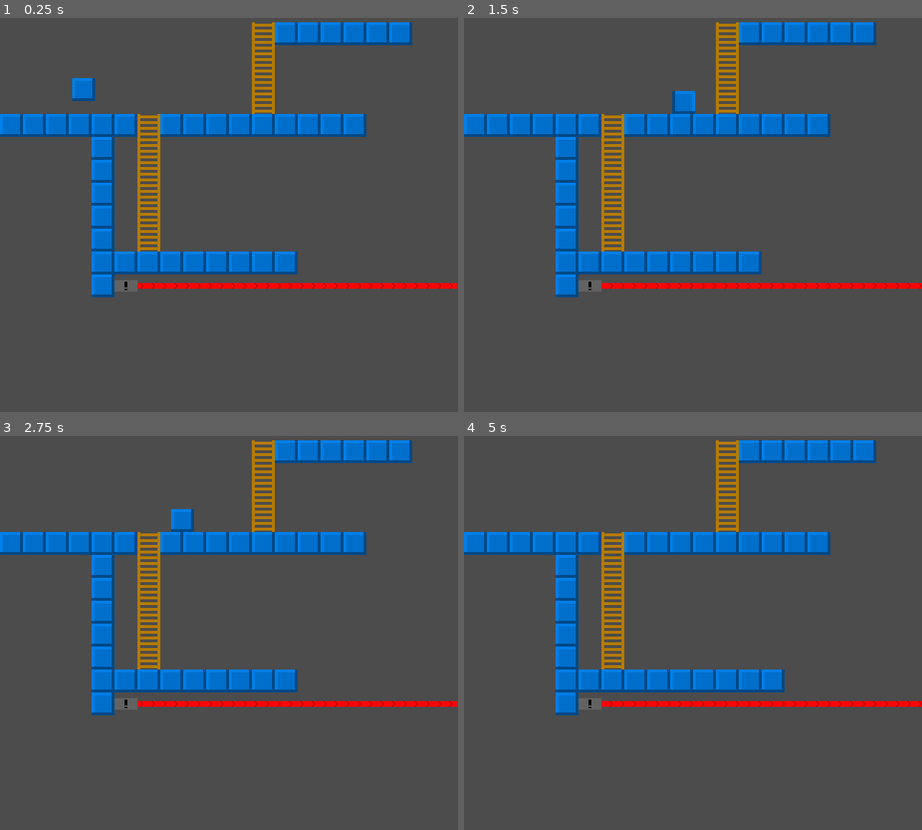
Above: before the commit, frames 1-4 (two rows, left to right).
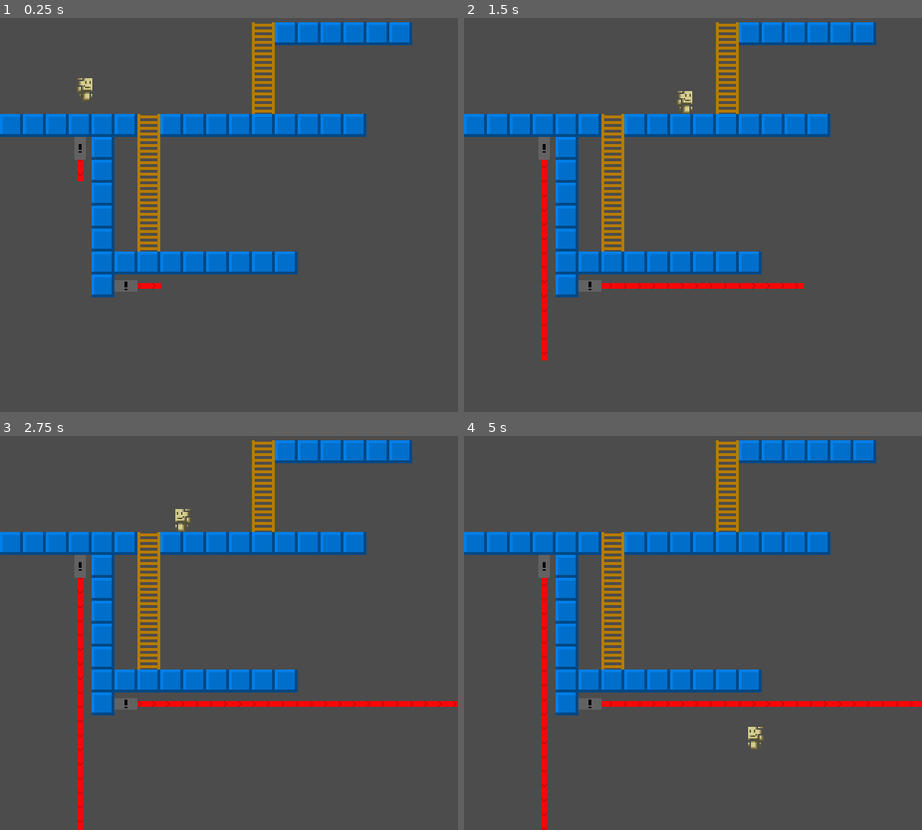
Above: after the commit, the same moments.

Repository: CodedSakura/GameJamGame
Game: Godot game, scene res://Scenes/Levels/Test.tscn
The game is run twice, just before and just after one commit, with the same random seed, the same clock (stepped at 60 frames per second) and the same inputs.
Inputs:
- Up to frame 1 (0.25 s): no input
- Up to frame 2 (1.5 s): hold Right (move_right) from 0.53 s (still down); tap Up (jump) at 0.77 s
- Up to frame 3 (2.75 s): tap Up (jump) at 1.52 s; release Right (move_right) at 2.03 s; hold Left (move_left) from 2.03 s (still down)
- Up to frame 4 (5 s): release Left (move_left) at 2.78 s; hold Right (move_right) 2.78-4.28 s; tap Up (jump) at 3.02, 3.77, 4.52 s; hold Left (move_left) from 4.28 s (still down)

The runs differ from the first frame. In frame 1, 1.3% of the frame differs, in the area x 15-100%, y 15-69%; in frame 2, 1.4%; in frame 3, 1.3%; in frame 4, 1.4%, in the area x 16-100%, y 32-100%.

Commit message:
Added LAZORS

Diff:
--- /dev/null
+++ b/Scenes/Lazer/Lazer_Emiter_Base.gd
@@ -0,0 +1,14 @@
+class Beam:
+    var _beam
+    var _vec
+    var _parent
+    func _init(parent, vector):
+        _vec = vector
+        _parent = parent
+        _beam = load("res://Scenes/Lazer/Lazer_Particle.tscn").instance()
+        _beam.get_node("Sprite").rotation = _vec.angle()
+        parent.add_child(_beam)
+    func update():
+        _beam.move_and_slide(_vec)
+    func destroy():
+        _parent.remove_child(_beam)
--- /dev/null
+++ b/Scenes/Lazer/Lazer_Emiter_H.gd
@@ -0,0 +1,25 @@
+extends StaticBody2D
+
+export var emit_left = false
+export var emit_right = true
+export var speed = 100
+export var max_count = 50
+
+onready var BeamBase = preload("res://Scenes/Lazer/Lazer_Emiter_Base.gd").new()
+
+var beams = []
+
+func _ready():
+    $Timer.connect("timeout", self, "add_beam")
+
+func _physics_process(delta):
+    for b in beams:
+        b.update()
+
+func add_beam():
+    if emit_left:
+        beams.append(BeamBase.Beam.new(self, Vector2(-speed, 0)))
+    if emit_right:
+        beams.append(BeamBase.Beam.new(self, Vector2(+speed, 0)))
+    while len(beams) > max_count:
+        beams.pop_front().destroy()
--- /dev/null
+++ b/Scenes/Lazer/Lazer_Emiter_H.tscn
@@ -0,0 +1,27 @@
+[gd_scene load_steps=5 format=2]
+
+[ext_resource path="res://Scenes/Lazer/Lazer_Emiter_H.gd" type="Script" id=1]
+[ext_resource path="res://Assets/Tiles/Lazer/Lazer.png" type="Texture" id=2]
+
+[sub_resource type="AtlasTexture" id=1]
+atlas = ExtResource( 2 )
+region = Rect2( 0, 4, 16, 8 )
+
+[sub_resource type="RectangleShape2D" id=2]
+extents = Vector2( 8, 4 )
+
+[node name="Node2D" type="StaticBody2D"]
+script = ExtResource( 1 )
+
+[node name="Sprite" type="Sprite" parent="."]
+z_index = 2
+texture = SubResource( 1 )
+
+[node name="CollisionShape2D" type="CollisionShape2D" parent="."]
+shape = SubResource( 2 )
+disabled = true
+
+[node name="Timer" type="Timer" parent="."]
+process_mode = 0
+wait_time = 0.1
+autostart = true
--- /dev/null
+++ b/Scenes/Lazer/Lazer_Emiter_V.gd
@@ -0,0 +1,25 @@
+extends StaticBody2D
+
+export var emit_up = false
+export var emit_down = true
+export var speed = 100
+export var max_count = 50
+
+onready var BeamBase = preload("res://Scenes/Lazer/Lazer_Emiter_Base.gd").new()
+
+var beams = []
+
+func _ready():
+    $Timer.connect("timeout", self, "add_beam")
+
+func _physics_process(delta):
+    for b in beams:
+        b.update()
+
+func add_beam():
+    if emit_up:
+        beams.append(BeamBase.Beam.new(self, Vector2(0, -speed)))
+    if emit_down:
+        beams.append(BeamBase.Beam.new(self, Vector2(0, +speed)))
+    while len(beams) > max_count:
+        beams.pop_front().destroy()
--- /dev/null
+++ b/Scenes/Lazer/Lazer_Emiter_V.tscn
@@ -0,0 +1,26 @@
+[gd_scene load_steps=5 format=2]
+
+[ext_resource path="res://Scenes/Lazer/Lazer_Emiter_V.gd" type="Script" id=1]
+[ext_resource path="res://Assets/Tiles/Lazer/Lazer.png" type="Texture" id=2]
+
+[sub_resource type="AtlasTexture" id=1]
+atlas = ExtResource( 2 )
+region = Rect2( 4, 16, 8, 16 )
+
+[sub_resource type="RectangleShape2D" id=2]
+extents = Vector2( 4, 8 )
+
+[node name="StaticBody2D" type="StaticBody2D"]
+script = ExtResource( 1 )
+
+[node name="Sprite" type="Sprite" parent="."]
+z_index = 2
+texture = SubResource( 1 )
+
+[node name="CollisionShape2D" type="CollisionShape2D" parent="."]
+shape = SubResource( 2 )
+disabled = true
+
+[node name="Timer" type="Timer" parent="."]
+wait_time = 0.1
+autostart = true
--- /dev/null
+++ b/Scenes/Lazer/Lazer_Particle.tscn
@@ -0,0 +1,16 @@
+[gd_scene load_steps=3 format=2]
+
+[ext_resource path="res://Assets/Tiles/Lazer/Lazer_2.png" type="Texture" id=1]
+
+[sub_resource type="RectangleShape2D" id=1]
+extents = Vector2( 8, 2 )
+
+[node name="Node2D" type="KinematicBody2D"]
+
+[node name="CollisionShape2D" type="CollisionShape2D" parent="."]
+shape = SubResource( 1 )
+disabled = true
+
+[node name="Sprite" type="Sprite" parent="."]
+z_index = 1
+texture = ExtResource( 1 )
--- a/Scenes/Levels/Test.tscn
+++ b/Scenes/Levels/Test.tscn
@@ -1,40 +1,44 @@
-[gd_scene load_steps=15 format=2]
+[gd_scene load_steps=18 format=2]
 
-[ext_resource path="res://Assets/Tiles/Square.png" type="Texture" id=1]
-[ext_resource path="res://Assets/Tiles/Ladder.png" type="Texture" id=2]
-[ext_resource path="res://Assets/Tiles/Lazer.png" type="Texture" id=3]
-[ext_resource path="res://Assets/Tiles/Lazer/Lazer_1.png" type="Texture" id=4]
-[ext_resource path="res://Assets/Tiles/Lazer/Lazer_2.png" type="Texture" id=5]
-[ext_resource path="res://Assets/Tiles/Lazer/Lazer_3.png" type="Texture" id=6]
-[ext_resource path="res://Assets/Tiles/Lazer/Lazer_4.png" type="Texture" id=7]
-[ext_resource path="res://Scenes/Player.tscn" type="PackedScene" id=8]
+[ext_resource path="res://Scenes/Lazer/Lazer_Emiter_H.tscn" type="PackedScene" id=1]
+[ext_resource path="res://Assets/Tiles/Square.png" type="Texture" id=2]
+[ext_resource path="res://Assets/Tiles/Ladder.png" type="Texture" id=3]
+[ext_resource path="res://Assets/Tiles/Lazer/Lazer.png" type="Texture" id=4]
+[ext_resource path="res://Assets/Tiles/Lazer/Lazer_1.png" type="Texture" id=5]
+[ext_resource path="res://Assets/Tiles/Lazer/Lazer_2.png" type="Texture" id=6]
+[ext_resource path="res://Assets/Tiles/Lazer/Lazer_3.png" type="Texture" id=7]
+[ext_resource path="res://Assets/Tiles/Lazer/Lazer_4.png" type="Texture" id=8]
+[ext_resource path="res://Scenes/Player.tscn" type="PackedScene" id=9]
+[ext_resource path="res://Scenes/Lazer/Lazer_Emiter_V.tscn" type="PackedScene" id=10]
 
 [sub_resource type="ConvexPolygonShape2D" id=1]
 points = PoolVector2Array( 0, 0, 16, 0, 16, 16, 0, 16 )
 
 [sub_resource type="ConvexPolygonShape2D" id=2]
-points = PoolVector2Array( 0, 0, 16, 0, 16, 16, 0, 16 )
+points = PoolVector2Array( 0, 4, 16, 4, 16, 12, 0, 12 )
 
 [sub_resource type="ConvexPolygonShape2D" id=3]
-points = PoolVector2Array( 0, 0, 16, 0, 16, 16, 0, 16 )
+points = PoolVector2Array( 0, 6, 16, 6, 16, 10, 0, 10 )
 
 [sub_resource type="AnimatedTexture" id=4]
 frames = 4
 fps = 8.0
-frame_0/texture = ExtResource( 4 )
-frame_1/texture = ExtResource( 5 )
+frame_0/texture = ExtResource( 5 )
+frame_1/texture = ExtResource( 6 )
 frame_1/delay_sec = 0.0
-frame_2/texture = ExtResource( 6 )
+frame_2/texture = ExtResource( 7 )
 frame_2/delay_sec = 0.0
-frame_3/texture = ExtResource( 7 )
+frame_3/texture = ExtResource( 8 )
 frame_3/delay_sec = 0.0
 
 [sub_resource type="ConvexPolygonShape2D" id=5]
-points = PoolVector2Array( 0, 0, 16, 0, 16, 16, 0, 16 )
+points = PoolVector2Array( 4, 0, 12, 0, 12, 16, 4, 16 )
 
-[sub_resource type="TileSet" id=6]
+[sub_resource type="GDScript" id=6]
+
+[sub_resource type="TileSet" id=7]
 0/name = "Square.png 0"
-0/texture = ExtResource( 1 )
+0/texture = ExtResource( 2 )
 0/tex_offset = Vector2( 0, 0 )
 0/modulate = Color( 1, 1, 1, 1 )
 0/region = Rect2( 0, 0, 16, 16 )
@@ -60,7 +64,7 @@
 1/shapes = [  ]
 1/z_index = 0
 2/name = "Lazer.png 2"
-2/texture = ExtResource( 3 )
+2/texture = ExtResource( 4 )
 2/tex_offset = Vector2( 0, 0 )
 2/modulate = Color( 1, 1, 1, 1 )
 2/region = Rect2( 0, 0, 16, 16 )
@@ -92,7 +96,7 @@
 } ]
 3/z_index = 0
 4/name = "Lazer.png 4"
-4/texture = ExtResource( 3 )
+4/texture = ExtResource( 4 )
 4/tex_offset = Vector2( 0, 0 )
 4/modulate = Color( 1, 1, 1, 1 )
 4/region = Rect2( 0, 16, 16, 16 )
@@ -107,14 +111,21 @@
 "shape_transform": Transform2D( 1, 0, 0, 1, 0, 0 )
 } ]
 4/z_index = 0
+script = SubResource( 6 )
 
 [node name="Node2D" type="Node2D"]
 
+[node name="Node2D" parent="." instance=ExtResource( 1 )]
+position = Vector2( 88, 232 )
+
 [node name="TileMap" type="TileMap" parent="."]
-tile_set = SubResource( 6 )
+tile_set = SubResource( 7 )
 cell_size = Vector2( 16, 16 )
 format = 1
-tile_data = PoolIntArray( 196619, 1, 0, 196620, 0, 0, 196621 …(568 unchanged characters)… 851979, 0, 0, 851980, 0, 0, 917508, 0, 0, 917509, 2, 0, 917510, 3, 0, 917511, 3, 0, 917512, 3, 0, 917513, 3, 0, 917514, 3, 0, 917515, 3, 0, 917516, 3, 0, 917517, 3, 0, 917518, 3, 0, 917519, 3, 0, 917520, 3, 0, 917521, 3, 0, 917522, 3, 0, 917523, 3, 0 )
+tile_data = PoolIntArray( 196619, 1, 0, 196620, 0, 0, 196621 …(568 unchanged characters)… 851979, 0, 0, 851980, 0, 0, 917508, 0, 0 )
 
-[node name="Player" parent="." instance=ExtResource( 8 )]
+[node name="Player" parent="." instance=ExtResource( 9 )]
 position = Vector2( 58.2684, 57.5802 )
+
+[node name="StaticBody2D" parent="." instance=ExtResource( 10 )]
+position = Vector2( 56, 136 )
--- a/Scenes/Player.gd
+++ b/Scenes/Player.gd
@@ -8,7 +8,7 @@
 onready var anim_player = $AnimatedSprite
 
 var y_velo = 0
-var facing_right = false
+var facing_right = true
 
 func _physics_process(delta):
     var move_dir = 0
--- a/Scenes/Player.tscn
+++ b/Scenes/Player.tscn
@@ -1,10 +1,10 @@
 [gd_scene load_steps=5 format=2]
 
 [ext_resource path="res://Scenes/Player.gd" type="Script" id=1]
-[ext_resource path="res://Assets/Tiles/Square.png" type="Texture" id=2]
+[ext_resource path="res://Assets/MainCharacter.png" type="Texture" id=2]
 
 [sub_resource type="RectangleShape2D" id=1]
-extents = Vector2( 8, 8 )
+extents = Vector2( 7, 8 )
 
 [sub_resource type="SpriteFrames" id=2]
 animations = [ {
Binary file added: Assets/MainCharacter.png
Not shown, added: Assets/MainCharacter.png.import
Renamed: Assets/Tiles/Lazer.png -> Assets/Tiles/Lazer/Lazer.png
Not shown, changed: Assets/Tiles/Lazer/Lazer.png.import
Not shown: 1 places in Scenes/Levels/Test.tscn that only renumber resources
